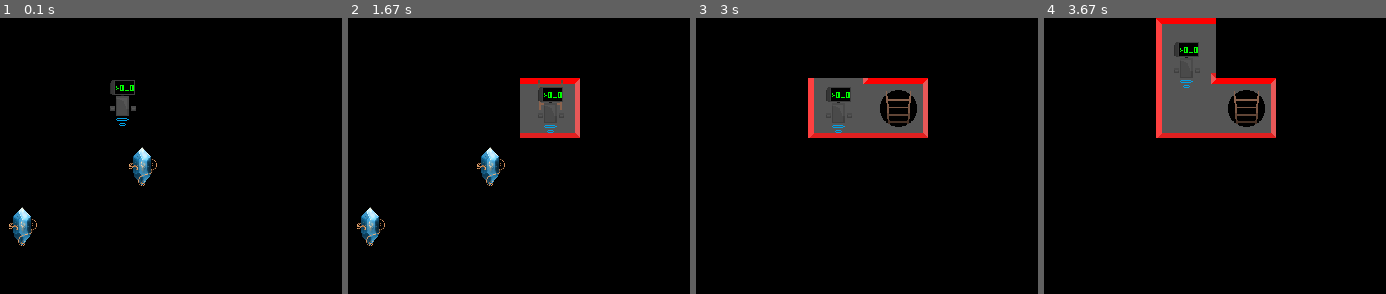
Above: before the commit, frames 1-4 (left to right).
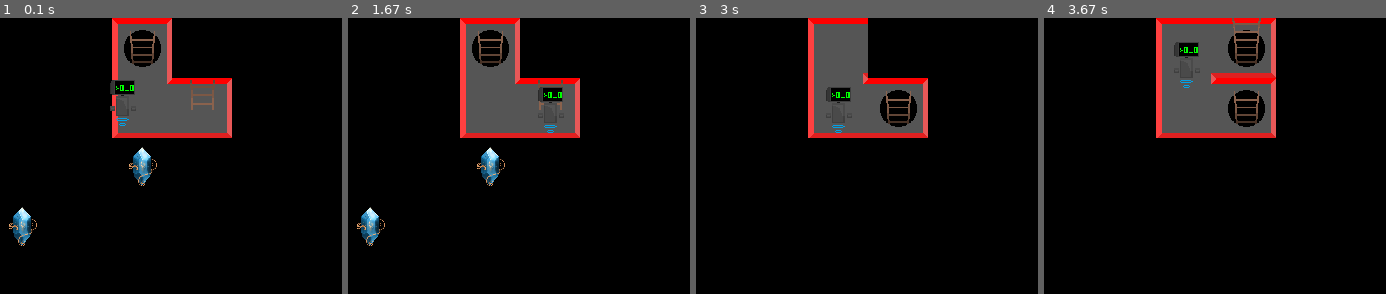
Above: after the commit, the same moments.

Repository: AndrienMont/VISI301
Game: pygame game, started from prototype alpha-2.py
Two runs of this game, one before a commit and one after it. Both use one fixed random seed, a clock stepped at 60 frames per second and the inputs below.
Inputs:
- Up to frame 1 (0.1 s): no input
- Up to frame 2 (1.67 s): hold Right 0.33-0.8 s
- Up to frame 3 (3 s): hold H 1.67-2.2 s; hold Left 1.67-2.2 s
- Up to frame 4 (3.67 s): hold Up from 3.57 s (still down)
The pictures show only the part of the screen within x 10-60%, y 0-50%; the shares and areas given below are measured in that part.

The runs differ from the first frame. In frame 1, 9.8% of the frame differs, in the area x 32-68%, y 0-44%; in frame 2, 6.7%; in frame 3, 3.8%; in frame 4, 3.0%.

Commit message:
Sprites transparents

Diff:
--- a/prototype alpha-2.py
+++ b/prototype alpha-2.py
@@ -26,25 +26,33 @@
                 if not estDansListe(baseTiles, tile):
                         baseTiles.extend([tile])
                 tile = (tile[0]-1, tile[1], posZ_F4)
+        if not estDansListe(baseTiles, tile):
+                        baseTiles.extend([tile])
 
         tile = (posX_F4, posY_F4, posZ_F4)
         while not laby2D.yAMur(maze_F4, tile[0], tile[1], "right"):
                 if not estDansListe(baseTiles, tile):
                         baseTiles.extend([tile])
                 tile = (tile[0]+1, tile[1], posZ_F4)
+        if not estDansListe(baseTiles, tile):
+                        baseTiles.extend([tile])
 
         tile = (posX_F4, posY_F4, posZ_F4)
         while not laby2D.yAMur(maze_F4, tile[0], tile[1], "up"):
                 if not estDansListe(baseTiles, tile):
                         baseTiles.extend([tile])
                 tile = (tile[0], tile[1]-1, posZ_F4)
+        if not estDansListe(baseTiles, tile):
+                        baseTiles.extend([tile])
 
         tile = (posX_F4, posY_F4, posZ_F4)
         while not laby2D.yAMur(maze_F4, tile[0], tile[1], "down"):
                 if not estDansListe(baseTiles, tile):
                         baseTiles.extend([tile])
                 tile = (tile[0], tile[1]+1, posZ_F4)
-        #print(len(baseTiles))
+        if not estDansListe(baseTiles, tile):
+                        baseTiles.extend([tile])
+        print(len(baseTiles))
 
 
 
@@ -165,7 +173,7 @@
     cmd1 = font.render("Utilisez les flêches directionnelles pour se déplacer",1,(255,255,255))
     cmd2 = font.render("Utilisez H pour monter d'un étage lorsque vous êtes sur une échelle montante", 1, (255,255,255))
     cmd3 = font.render("Utilisez L pour descendre d'un étage lorsque vous êtes sur une échelle descendante", 1, (255,255,255))
-
+    revelerCouloirs(dedale[joueur.Z], joueur.X, joueur.Y, joueur.Z, posXY)
 
 
 
@@ -214,8 +222,8 @@
 
                     if event.key == K_l:
                         if not yAMur(dedale,joueur.X,joueur.Y,joueur.Z,"low"):
-                                posXY = posXY + [[joueur.X,joueur.Y]]
                                 joueur.bouge("low")
+                                revelerCouloirs(dedale[joueur.Z], joueur.X, joueur.Y, joueur.Z, posXY)
                                 for i in range(0,len(Eclat)):
                                         if joueur.X == Eclat[i][0] and joueur.Y == Eclat[i][1] and joueur.Z == Eclat[i][2] :
                                                 del Eclat[i]
@@ -224,8 +232,8 @@
 
                     if event.key == K_h:
                         if  not yAMur(dedale,joueur.X,joueur.Y,joueur.Z,"high"):
-                                posXY = posXY + [[joueur.X,joueur.Y]]
                                 joueur.bouge("high")
+                                revelerCouloirs(dedale[joueur.Z], joueur.X, joueur.Y, joueur.Z, posXY)
                                 for i in range(0,len(Eclat)):
                                         if joueur.X == Eclat[i][0] and joueur.Y == Eclat[i][1] and joueur.Z == Eclat[i][2] :
                                                 del Eclat[i]
@@ -247,9 +255,9 @@
 
 
         for i in range(len(posXY)):
-                posX = posXY[i][0]
-                posY = posXY[i][1]
-                dessLab.affiche_case_V2_3D(posX, posY, joueur.Z, origine_x, origine_y, tailleCase, dedale, screen)
+                 posX = posXY[i][0]
+                 posY = posXY[i][1]
+                 dessLab.affiche_case_V2_3D(posX, posY, joueur.Z, origine_x, origine_y, tailleCase, dedale, screen)
 
         if joueur.Z*tailleCase == caseFinZ :
                 screen.blit(fin , caseFin)
